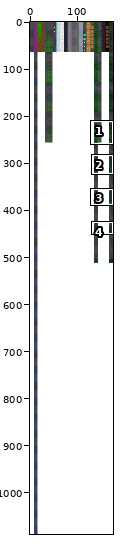
Two versions of one sprite sheet, src/main/resources/assets/base/textures/atlas.png. Above: a wide view before the commit, with the close-up outlined.
Close-up. First the earlier version:
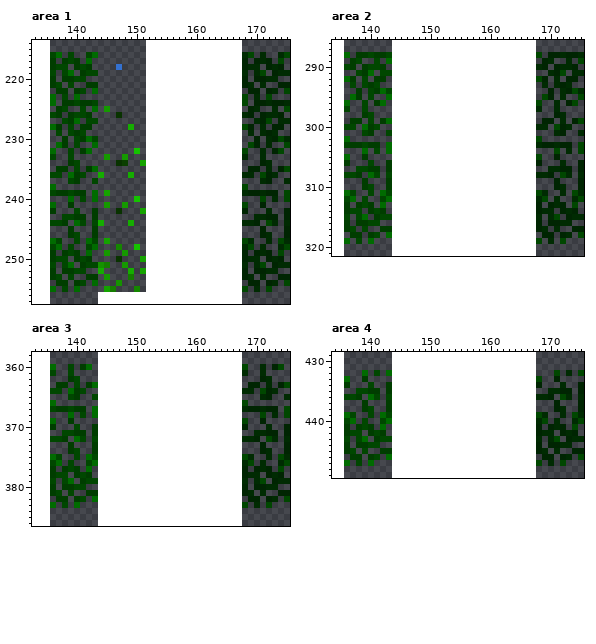
The file is 176x1088 pixels. Colours within 5 levels of each other are drawn and written as one. Shown: area 1: x 133..175, y 214..257; area 2: x 134..175, y 286..321; area 3: x 133..175, y 358..386; area 4: x 134..175, y 429..449. The commit also changed other parts of the picture, which this record leaves out.
And afterwards:
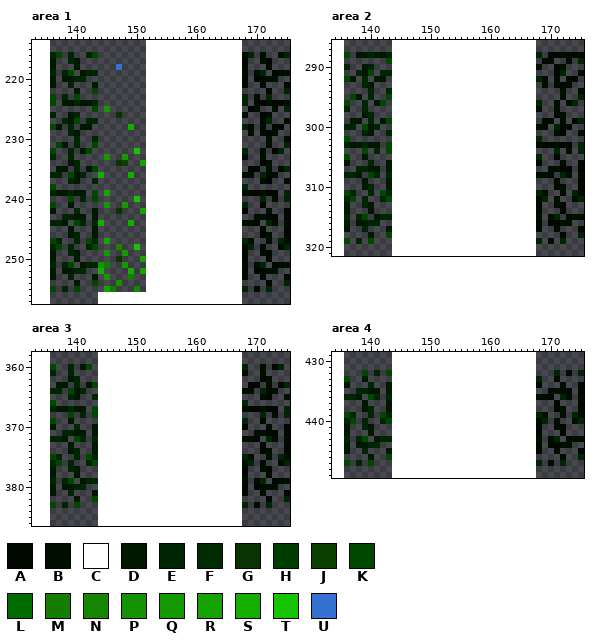
Palette (. is transparent): A #000800  B #000e00  C #ffffff  D #001800  E #002502  F #002b02  G #093300  H #003d00  J #0b3f00  K #004700  L #006b00  M #157d00  N #158600  P #159200  Q #159900  R #15a300  S #15ad00  T #15c300  U #3471d0
Diff:
Changed rows in their new state; - is an unchanged pixel.
Area 1:
first column x 136:
216 EK-E--EK------------------------BE-B--BE
217 D-.ED-.-------------------------A-.BA-.-
218 D..-D..-------------------------A..-A..-
219 E-EK-DEE------------------------B-BE-ABB
220 D-DDEE--------------------------A-AABB--
221 D.-E--.D------------------------A.-B--.A
222 -..-D.-K-------------------------..-A.-E
223 K-E-K---------------------------E-B-E---
224 K-DDEDDE------------------------E-AABAAB
225 -..--.-K-------------------------AB--B-E
226 E.-DE..-------------------------B.-AB..-
227 --EDK-EE--------------------------.AE-.B
228 KD-E-DD-------------------------EA-B-AA-
229 -.-ED.---------------------------B-BAB--
230 --.-E..E--------------------------.-B..B
231 -KD-E--K-------------------------..-B--E
232 K--E-DK-------------------------E--B-AE-
233 E--E----------------------------B--B----
234 ---DE------------------------------AB---
235 -DD-E-DK-------------------------AA-B-AE
236 EE-KDE--------------------------BB-EAB--
237 ---ED--E---------------------------BA--B
238 K-------------------------------E-------
239 EDDEDD-K------------------------BAABAA-E
240 ---K-E-K---------------------------E-B-E
241 K--D----------------------------E--A----
242 D---E--D------------------------A---B--A
243 --EEDD-D--------------------------BBAA-A
244 EED-KE-E------------------------BBA-EB-B
245 ---D---D---------------------------A---A
246 ---DE--D---------------------------AB--A
247 KE--E-KE------------------------EB--B-EB
248 EK-E--EK------------------------BE-B--BE
249 D-.ED-.-------------------------A-.BA-.-
250 D..-D..-------------------------A..-A..-
251 E-EK-DEE------------------------B-BE-ABB
252 D-DDEE--------------------------A-AABB--
253 D.-E--.D------------------------A.-B--.A
254 -..-D.-K-------------------------..-A.-E
255 K-E-K---------------------------E-B-E---
Area 2:
first column x 136:
288 K-DDEDDE------------------------E-AABAAB
289 -..--.-K-------------------------AB--B-E
290 E.-DE..-------------------------B.-AB..-
291 --EDK-EE--------------------------.AE-.B
292 KD-E-DD-------------------------EA-B-AA-
293 -.-ED.---------------------------B-BAB--
294 --.-E..E--------------------------.-B..B
295 -KD-E--K-------------------------..-B--E
296 K--E-DK-------------------------E--B-AE-
297 E--E----------------------------B--B----
298 ---DE------------------------------AB---
299 -DD-E-DK-------------------------AA-B-AE
300 EE-KDE--------------------------BB-EAB--
301 ---ED--E---------------------------BA--B
302 K-------------------------------E-------
303 EDDEDD-K------------------------BAABAA-E
304 ---K-E-K---------------------------E-B-E
305 K--D----------------------------E--A----
306 D---E--D------------------------A---B--A
307 --EEDD-D--------------------------BBAA-A
308 EED-KE-E------------------------BBA-EB-B
309 ---D---D---------------------------A---A
310 ---DE--D---------------------------AB--A
311 KE--E-KE------------------------EB--B-EB
312 EK-E--EK------------------------BE-B--BE
313 D-.ED-.-------------------------A-.BA-.-
314 D..-D..-------------------------A..-A..-
315 E-EK-DEE------------------------B-BE-ABB
316 D-DDEE--------------------------A-AABB--
317 D.-E--.D------------------------A.-B--.A
318 -..-D.-K-------------------------..-A.-E
319 K-E-K---------------------------E-B-E---
Area 3:
first column x 136:
360 K--E-DK-------------------------E--B-AE-
361 E--E----------------------------B--B----
362 ---DE------------------------------AB---
363 -DD-E-DK-------------------------AA-B-AE
364 EE-KDE--------------------------BB-EAB--
365 ---ED--E---------------------------BA--B
366 K-------------------------------E-------
367 EDDEDD-K------------------------BAABAA-E
368 ---K-E-K---------------------------E-B-E
369 K--D----------------------------E--A----
370 D---E--D------------------------A---B--A
371 --EEDD-D--------------------------BBAA-A
372 EED-KE-E------------------------BBA-EB-B
373 ---D---D---------------------------A---A
374 ---DE--D---------------------------AB--A
375 KE--E-KE------------------------EB--B-EB
376 EK-E--EK------------------------BE-B--BE
377 D-.ED-.-------------------------A-.BA-.-
378 D..-D..-------------------------A..-A..-
379 E-EK-DEE------------------------B-BE-ABB
380 D-DDEE--------------------------A-AABB--
381 D.-E--.D------------------------A.-B--.A
382 -..-D.-K-------------------------..-A.-E
383 K-E-K---------------------------E-B-E---
Area 4:
first column x 136:
432 ---K-E-K---------------------------E-B-E
433 K--D----------------------------E--A----
434 D---E--D------------------------A---B--A
435 --EEDD-D--------------------------BBAA-A
436 EED-KE-E------------------------BBA-EB-B
437 ---D---D---------------------------A---A
438 ---DE--D---------------------------AB--A
439 KE--E-KE------------------------EB--B-EB
440 EK-E--EK------------------------BE-B--BE
441 D-.ED-.-------------------------A-.BA-.-
442 D..-D..-------------------------A..-A..-
443 E-EK-DEE------------------------B-BE-ABB
444 D-DDEE--------------------------A-AABB--
445 D.-E--.D------------------------A.-B--.A
446 -..-D.-K-------------------------..-A.-E
447 K-E-K---------------------------E-B-E---
Where, in picture pixels (left, top, right, bottom), the same in both close-ups:
changed: (50, 52, 98, 292)
changed: (242, 52, 290, 292)
changed: (344, 52, 392, 244)
changed: (536, 52, 584, 244)
changed: (50, 364, 98, 508)
changed: (242, 364, 290, 508)
changed: (344, 370, 392, 466)
changed: (536, 370, 584, 466)
